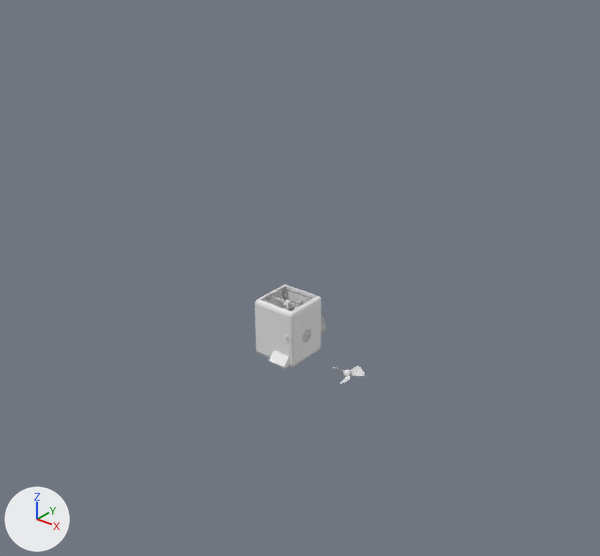
Two versions of the Blender file Blender/3DPrinter.blend, one commit apart.
Before and after are seen from a 50 mm lens placed at (38.1, -46.1, 35.7), pointed at (1.9, -0.8, 7.7). Arrows for +X, +Y and +Z are at lower left; the lights stay in place. The picture after the commit comes second.

Before the edit, the objects in view are built like this:
```python
me_cube = bpy.data.meshes.new('Cube')
me_cube.from_pydata(...)  # 28 vertices, 22 faces; spans x -0.8..0.8, y -0.75..0.01, z 0.02..0.9
me_cube_002 = bpy.data.meshes.new('Cube.002')
me_cube_002.from_pydata(...)  # 134 vertices, 126 faces; spans x -1.0..1.0, y -1.0..1.0, z 0.0..2.5
me_cube_007 = bpy.data.meshes.new('Cube.007')
me_cube_007.from_pydata(...)  # 44 vertices, 27 faces; spans x -0.01..0.01, y -1.12..0.58, z -1.1..1.1
me_cylinder_002 = bpy.data.meshes.new('Cylinder.002')
me_cylinder_002.from_pydata(...)  # 1238 vertices, 1230 faces; spans x -1.08..1.39, y -1.3..1.19, z -0.03..0.5
me_cylinder_002.polygons.foreach_set('use_smooth', [True] * 1230)
ob_glass_r = bpy.data.objects.new('Glass_R', me_cube_007)
ob_glass_r.location = (1.98, 0.53, 2.5)
ob_glass_r.scale = (2.0, 2.0, 2.0)
ob_staticcarcas = bpy.data.objects.new('StaticCarcas', me_cube_002)
ob_staticcarcas.location = (0.0, 0.0, 0.0)
ob_staticcarcas.scale = (2.0, 2.0, 2.0)
ob_terminal = bpy.data.objects.new('Terminal', me_cube)
ob_terminal.location = (0.9, -1.9, 0.2)
ob_vent = bpy.data.objects.new('Vent', me_cylinder_002)
ob_vent.location = (6.0, 0.0, 0.0)
ob_vent.rotation_euler = (0.0, 0.0, 2.81)  # degrees (0, 0, 161)
# also in view: 'Door' at (0.0, -2.0, 2.5)
```
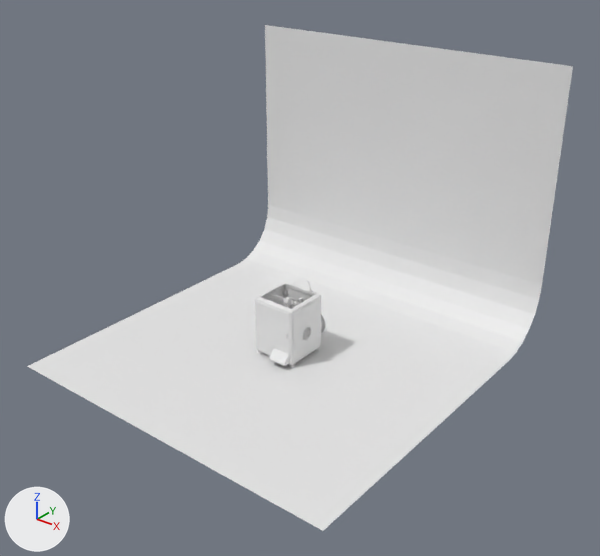
Changed parts and their boxes [x1, y1, x2, y2] in the pictures (600 x 556 px):
'Plane', added: after [27, 25, 573, 531]
'StaticCarcas', moved: before [255, 285, 321, 367]; after [255, 283, 321, 365]
'Terminal', moved: before [269, 350, 289, 368]; after [269, 348, 289, 366]
'Vent', deleted: before [333, 366, 365, 384]

Edits to the bpy script that builds the scene:
```text
Add me_plane_002:
    me_plane_002.from_pydata([(-15.0, -15.0, 0.0), (15.0, -15.0, 0.0), (-15.0, 15.0, 23.0), (15.0, 15.0, 23.0), (-15.0, 10.0, 0.0), (-15.0, 15.0, 5.0), (-15.0, 11.3, 0.2), (-15.0, 12.5, 0.7), (-15.0, 13.5, 1.5), (-15.0, 14.3, 2.5), (-15.0, 14.8, 3.7), (15.0, 15.0, 5.0), (15.0, 10.0, 0.0), (15.0, 14.8, 3.7), (15.0, 14.3, 2.5), (15.0, 13.5, 1.5), (15.0, 12.5, 0.7), (15.0, 11.3, 0.2)], [], [(11, 5, 10, 13), (13, 10, 9, 14), (14, 9, 8, 15), (15, 8, 7, 16), (16, 7, 6, 17), (17, 6, 4, 12), (0, 1, 12, 4), (5, 11, 3, 2)])
Change ob_staticcarcas:
    ob_staticcarcas.location: (0.0, 0.0, 0.0) -> (0.0, 0.0, 0.21)
Change ob_terminal:
    ob_terminal.location: (0.9, -1.9, 0.2) -> (0.9, -1.9, 0.41)
Remove ob_vent:
    ob_vent = bpy.data.objects.new('Vent', me_cylinder_002)
    ob_vent.location = (6.0, 0.0, 0.0)
    ob_vent.rotation_euler = (0.0, 0.0, 2.81)  # degrees (0, 0, 161)
Add ob_plane:
    ob_plane = bpy.data.objects.new('Plane', me_plane_002)
    ob_plane.location = (0.0, 0.0, 0.0)
```
